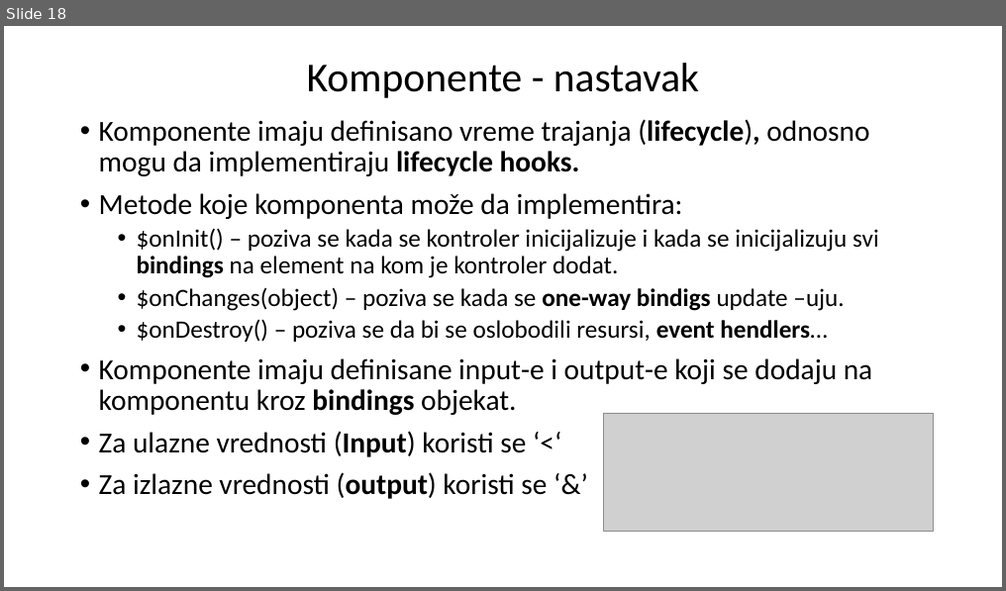
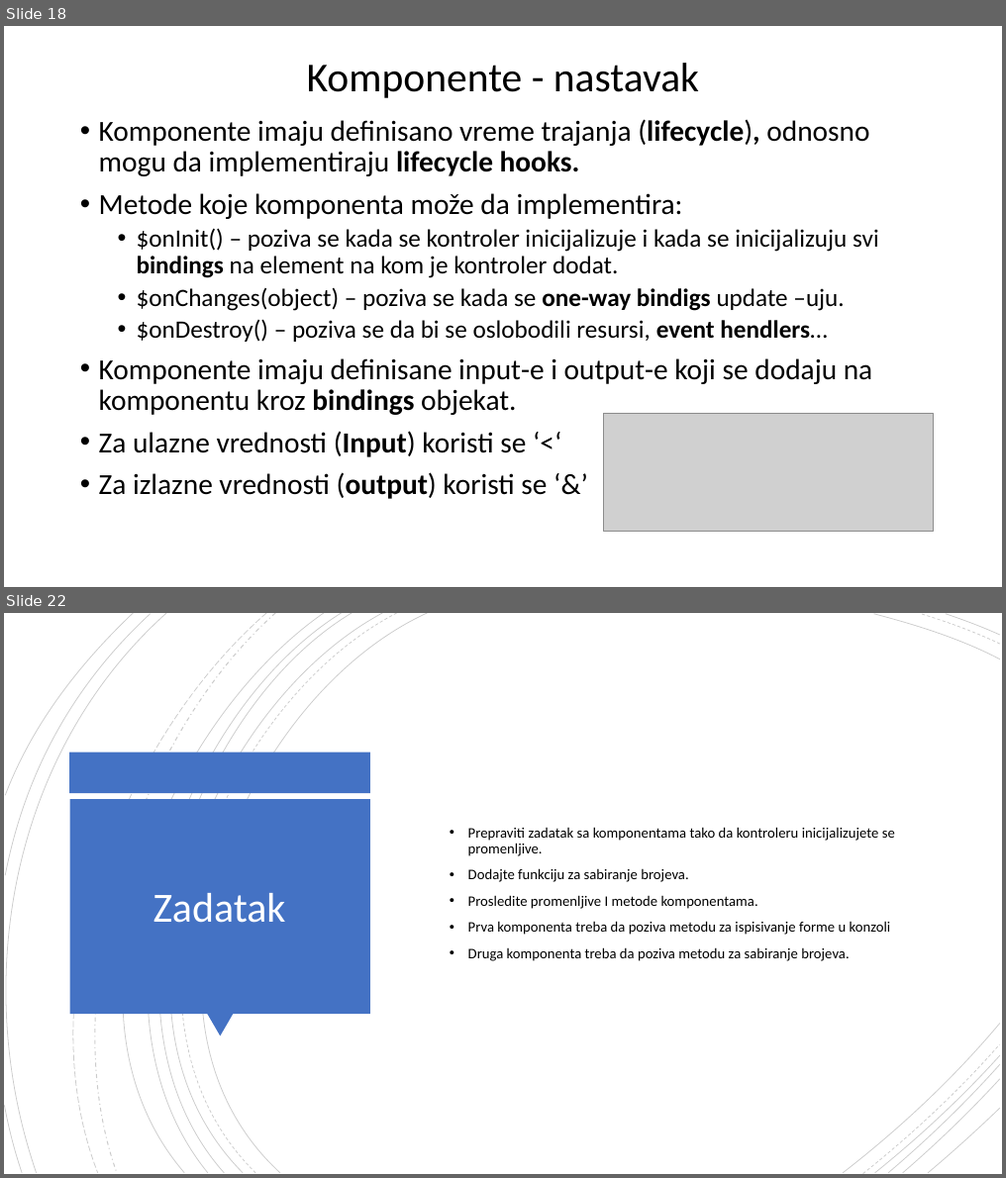
Before and after one commit to daniloMogin/kurs, a slide deck: AngularJS.pptx. Shown one above the other, each under a label of ours: slide 18 before the commit, slides 18 and 22 after it; the slides between them are not shown. The pictures are 1006x591 and 1006x1178 pixels, drawn with LibreOffice and Linux fonts; fonts in the diff are those of the drawing; grey boxes stand for pictures. Boxes give left, top, right and bottom in pixels: in the first picture for what was removed or moved away, otherwise in the second. Text is boxed around its words. In the diff, an @@ line names an element or a change of style, - is before the commit and + after.

```diff
--- a/AngularJS.pptx
+++ b/AngularJS.pptx
@@ slide 22 added at (4, 613, 1002, 1174), background #FFFFFF @@
@@ group added at (4, 613, 1000, 1174): 21 freeform shapes @@
@@ rectangle added at (70, 753, 371, 793), fill #4472C4 @@
@@ rectangle added at (70, 799, 370, 1014), fill #4472C4 @@
@@ text added at (468, 827, 895, 961), 14 pt, text #000000 @@
+• Prepraviti zadatak sa komponentama tako da kontroleru inicijalizujete se promenljive.
+• Dodajte funkciju za sabiranje brojeva.
+• Prosledite promenljive I metode komponentama.
+• Prva komponenta treba da poziva metodu za ispisivanje forme u konzoli
+• Druga komponenta treba da poziva metodu za sabiranje brojeva.
@@ title added at (153, 893, 286, 923), 40 pt, text #FFFFFF @@
+Zadatak
@@ triangle added at (207, 1014, 233, 1037), fill #4472C4 @@
```
Also in this commit, not shown: 2 slides changed, 2 other slides added, 9 other files.
